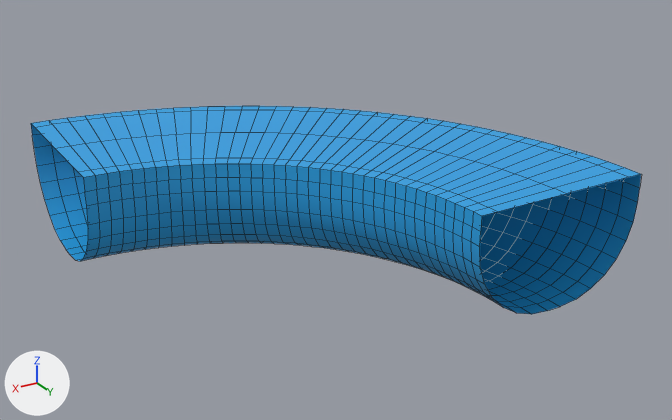
A saved change to the FBX model Assets/Meshes/Water/gutter_corner_water_01.fbx.
One viewpoint serves both versions: a camera (50 mm lens) standing at (1.603, 2.555, 1.051) and looking at (0.316, 0.41, -0.021). The lights are fixed; the arrows at lower left show +X, +Y and +Z. Mesh edges are drawn as thin lines. Where no turn or scale is listed for an object, it has been applied to the vertices.
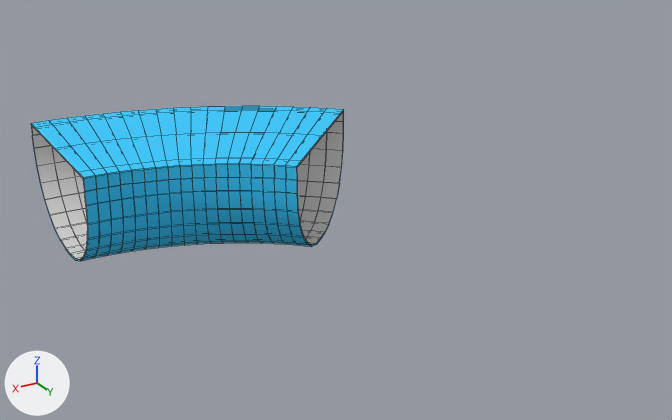
Pixel boxes (x1, y1, x2, y2) of what changed, in the pictures (672 x 420 px):
```json
{"object": "Cube.058", "change": "recoloured, reshaped", "before": [31, 106, 641, 314], "after": [31, 106, 344, 261], "on screen": "blue to cyan, 49% narrower, 25% shorter"}
{"part": 1, "of": "me_cube_064", "change": "added", "after": [31, 111, 343, 260]}
{"part": 2, "of": "me_cube_064", "change": "deleted", "before": [297, 109, 641, 314], "on screen": "blue"}
```

Scene script edits in JSON lines:
```json
{"op": "set", "path": "mat_material_006.base_color", "old": "(0.0187, 0.368, 0.8)", "new": "(0.0368, 0.608, 1.0)", "note": "blue #25a3e7 -> cyan #36cdff"}
{"op": "add", "block": "mat_material_007", "code": ["mat_material_007 = principled_material('Material.007')", "mat_material_007.base_color = (0.8, 0.8, 0.8)  # white #e7e7e7"]}
{"block": "me_cube_064", "where": "# used by ob_cube_058; location = (0.0, 0.0, 0.0)"}
{"op": "remove", "block": "me_cube_064", "code": "me_cube_064.from_pydata(...)  # 851 vertices, 828 faces; spans x -0.268..1.0, y -0.268..1.0, z -0.157..0.17"}
{"op": "add", "block": "me_cube_064", "code": "me_cube_064.from_pydata(...)  # 874 vertices, 828 faces; spans x 0.103..1.0, y -0.268..0.483, z -0.157..0.17"}
{"block": "me_cube_064", "change": "me_cube_064 part 1: a new loose piece of 437 vertices spanning x 0.107..1.0, y -0.263..0.479, z -0.152..0.165, in mat_material_007 (white #e7e7e7)"}
{"block": "me_cube_064", "change": "me_cube_064 part 2: 414 vertices removed from x -0.268..0.461, y 0.143..1.0, z -0.157..0.17"}
{"op": "add", "block": "me_cube_064", "code": "me_cube_064.materials.append(mat_material_007)  # white #e7e7e7"}
```
